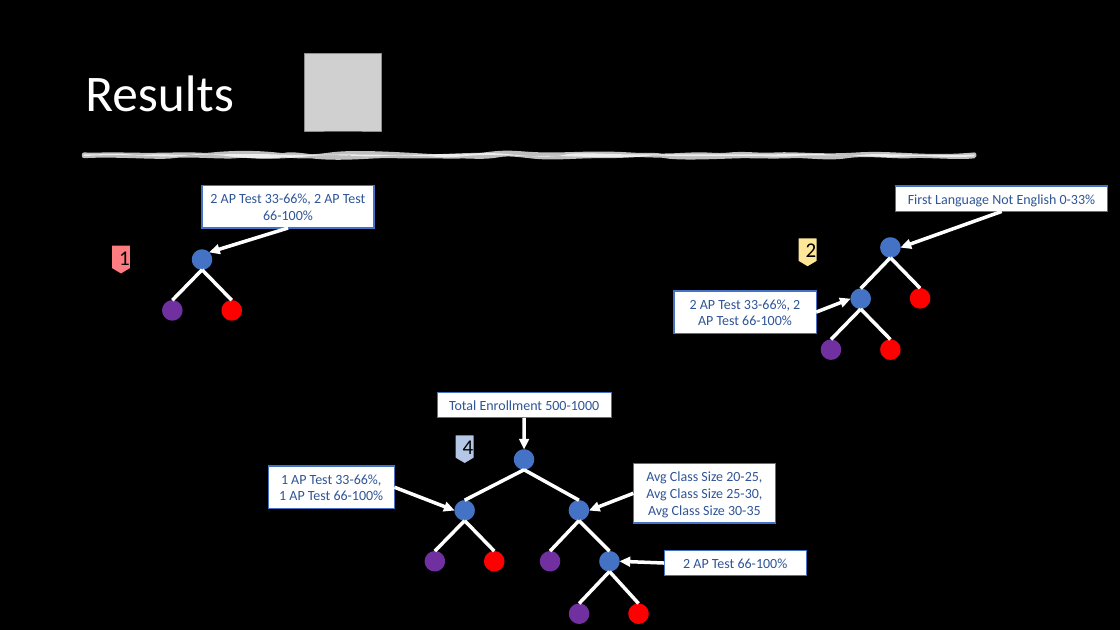
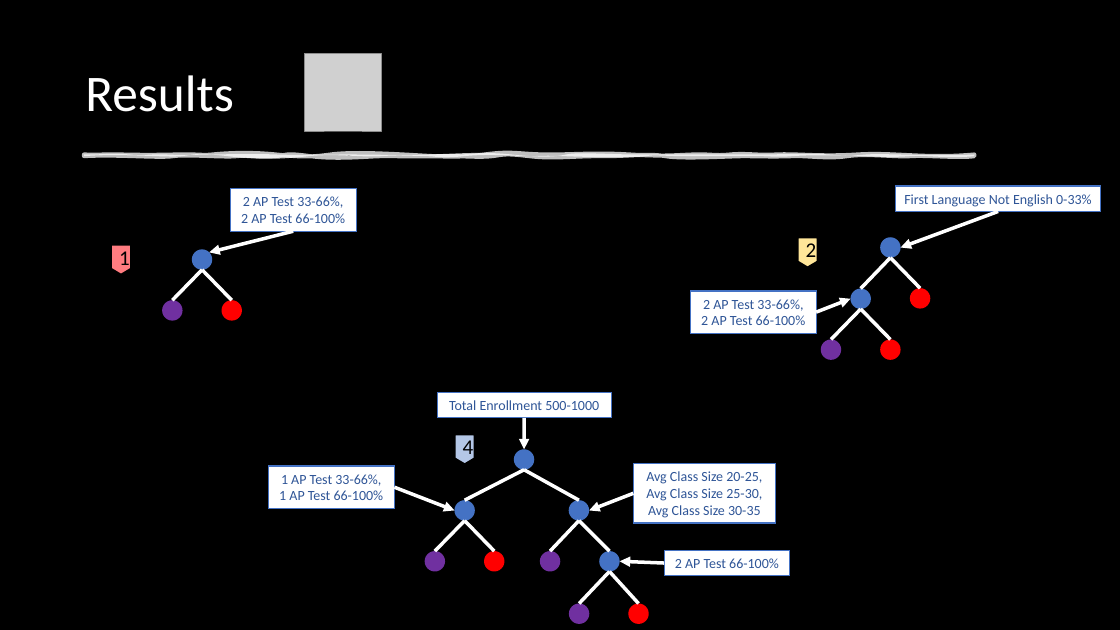
Before and after one commit to DillWithIt77/D2P-Spring-2021, a slide deck: slide 6 of D2P_Slide_Deck.pptx. Drawn at 1120x630 pixels with LibreOffice and Linux fonts; fonts in the diff are those of the drawing; grey boxes stand for pictures; background and template pictures are left out. Boxes give left, top, right and bottom in pixels: in the first picture for what was removed or moved away, otherwise in the second. Text is boxed around its words. In the diff, an @@ line names an element or a change of style, - is before the commit and + after.

```diff
--- a/D2P_Slide_Deck.pptx
+++ b/D2P_Slide_Deck.pptx
@@ rectangle "2 AP Test 33-66%, 2 ...": place and size @@
-rectangle "2 AP Test 33-66%, 2 ..." at [202,186,375,228]
+rectangle "2 AP Test 33-66%, 2 ..." at [230,189,356,231]
@@ rectangle "First Language Not English 0-33%": place and size @@
-rectangle "First Language Not English 0-33%" at [896,186,1108,211]
+rectangle "First Language Not English 0-33%" at [896,186,1102,211]
@@ arrow moved from (288, 228) - (209, 252) to (293, 231) - (209, 252) @@
@@ arrow moved from (1002, 212) - (901, 248) to (998, 212) - (901, 248) @@
@@ rectangle "2 AP Test 33-66%, 2 ...": place and size @@
-rectangle "2 AP Test 33-66%, 2 ..." at [674,291,816,333]
+rectangle "2 AP Test 33-66%, 2 ..." at [691,291,817,333]
@@ rectangle "2 AP Test 66-100%": place and size @@
-rectangle "2 AP Test 66-100%" at [665,550,807,576]
+rectangle "2 AP Test 66-100%" at [665,550,791,576]
```
